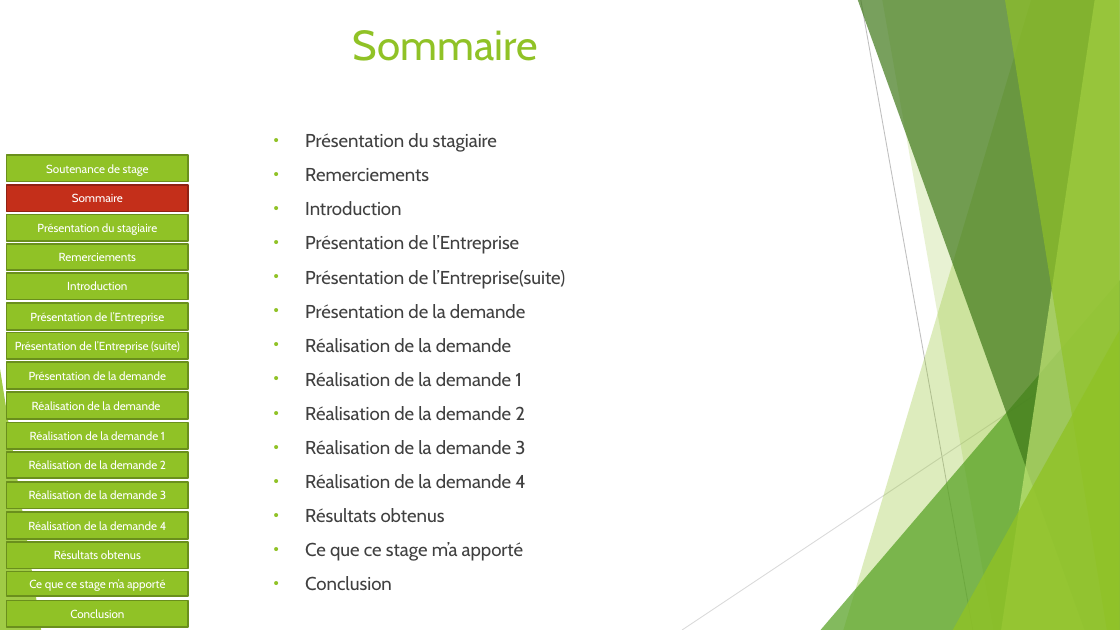
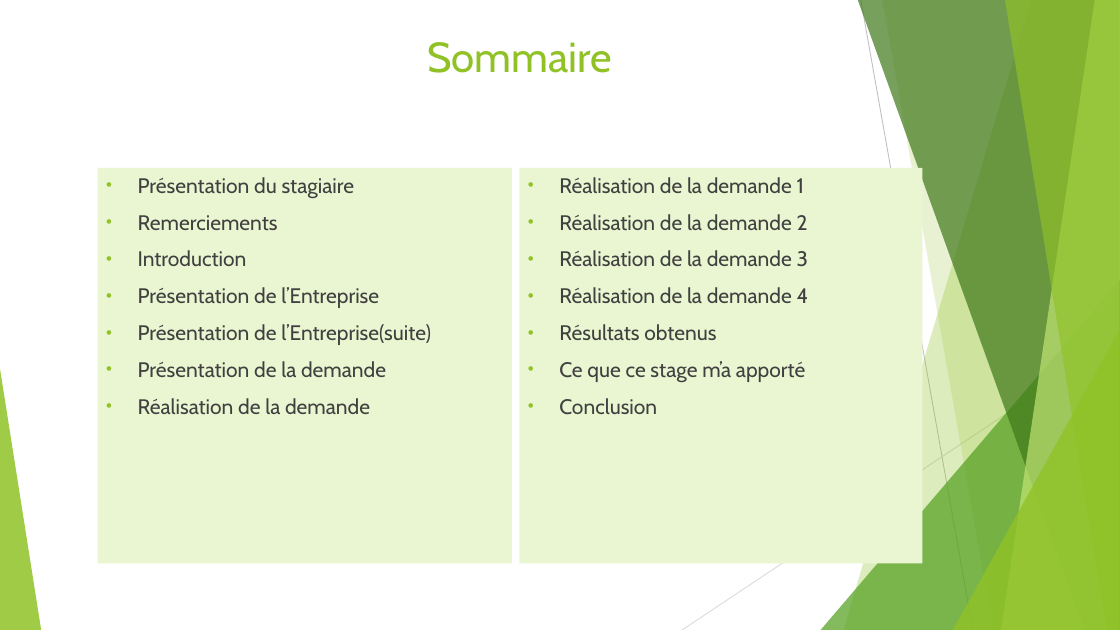
Before and after one commit to Sophie36/LASERSTORE, a slide deck: slide 2 of SOUTENANCE/Soutenance de stage.pptx. Drawn at 1120x630 pixels with LibreOffice and Linux fonts; fonts in the diff are those of the drawing. Boxes give left, top, right and bottom in pixels: in the first picture for what was removed or moved away, otherwise in the second. Text is boxed around its words. In the diff, an @@ line names an element or a change of style, - is before the commit and + after.

```diff
--- a/SOUTENANCE/Soutenance de stage.pptx
+++ b/SOUTENANCE/Soutenance de stage.pptx
@@ title "Sommaire": place and size @@
-title "Sommaire" at box(353, 30, 538, 61)
+title "Sommaire" at box(427, 42, 612, 73)
@@ rectangle removed at box(7, 155, 188, 182) @@
-Soutenance de stage
@@ text "Présentation du stagiaire": place and size @@
-text "Présentation du stagiaire" at box(305, 133, 565, 591)
+text "Présentation du stagiaire" at box(97, 168, 512, 564)
@@ text "Présentation du stagiaire" at box(97, 168, 512, 564): size 16 to 18 pt; fill none to #EAF6D1 @@
@@ text added at box(519, 168, 923, 564), fill #EAF6D1, 18 pt, text #404040 @@
+• Réalisation de la demande 1
+• Réalisation de la demande 2
+• Réalisation de la demande 3
+• Réalisation de la demande 4
+• Résultats obtenus
+• Ce que ce stage m’a apporté
+• Conclusion
@@ rectangle removed at box(7, 185, 188, 212) @@
-Sommaire
@@ rectangle removed at box(7, 214, 188, 241) @@
-Présentation du stagiaire
@@ rectangle removed at box(7, 245, 188, 271) @@
-Remerciements
@@ rectangle removed at box(7, 273, 188, 300) @@
-Introduction
@@ rectangle removed at box(7, 303, 188, 330) @@
-Présentation de l’Entreprise
@@ rectangle removed at box(7, 333, 188, 360) @@
-Présentation de l’Entreprise (suite)
@@ rectangle removed at box(7, 362, 188, 389) @@
-Présentation de la demande
@@ text at box(305, 372, 525, 591): paragraphs removed @@
-• Réalisation de la demande 1
-• Réalisation de la demande 2
-• Réalisation de la demande 3
-• Réalisation de la demande 4
-• Résultats obtenus
-• Ce que ce stage m’a apporté
-• Conclusion
@@ rectangle removed at box(7, 392, 188, 419) @@
-Réalisation de la demande
@@ rectangle removed at box(7, 423, 188, 450) @@
-Réalisation de la demande 1
@@ rectangle removed at box(7, 452, 188, 479) @@
-Réalisation de la demande 2
@@ rectangle removed at box(7, 482, 188, 509) @@
-Réalisation de la demande 3
@@ rectangle removed at box(7, 513, 188, 539) @@
-Réalisation de la demande 4
@@ rectangle removed at box(7, 542, 188, 569) @@
-Résultats obtenus
@@ rectangle removed at box(7, 571, 188, 597) @@
-Ce que ce stage m’a apporté
@@ rectangle removed at box(7, 601, 188, 628) @@
-Conclusion
```
Also in this commit, not shown: 15 other slides changed.
